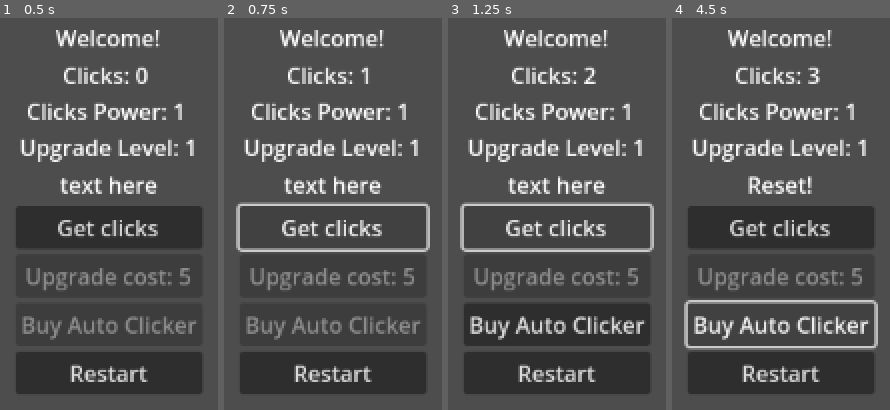
Above: before the commit, frames 1-4 (left to right).
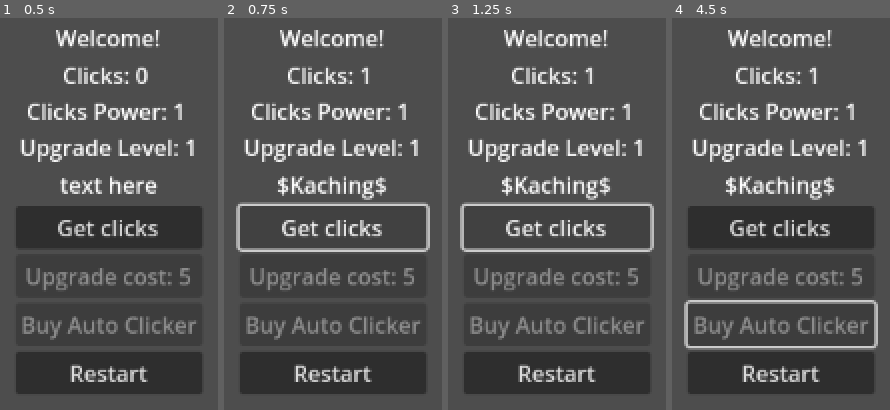
Above: after the commit, the same moments.

Repository: fehudma/godot_projects
Game: Godot game, scene res://Scenes/main.tscn
Two runs of this game, one before a commit and one after it. Both use one fixed random seed, a clock stepped at 60 frames per second and the inputs below.
Inputs (mouse positions are in pixels of both pictures, inside the frame that each line leads up to):
- Up to frame 1 (0.5 s): no input
- Up to frame 2 (0.75 s): click "Get clicks" at 0.5 s
- Up to frame 3 (1.25 s): no input
- Up to frame 4 (4.5 s): click "Restart" at 1.25 s; click "Restart" at 2 s; click "Restart" at 2.75 s; click "Get clicks" at 3.5 s; click (781, 323) at 4.25 s, where only the run before the commit has a clickable "Buy Auto Clicker"

Frame 1 is identical in both runs. In frame 2, 1.5% of the frame differs, in the area x 24-75%, y 40-47%; in frame 3, 3.0%; in frame 4, 3.5%, in the area x 10-90%, y 12-83%.

Commit message:
autoclicker button functionality

Diff:
--- a/Scenes/main.tscn
+++ b/Scenes/main.tscn
@@ -52,9 +52,9 @@
 text = "Restart"
 
 [node name="PassiveIncomeTimer" type="Timer" parent="."]
-autostart = true
 
 [connection signal="pressed" from="VBoxContainer/ButtonClick" to="." method="_on_button_click_pressed"]
 [connection signal="pressed" from="VBoxContainer/ButtonUpgrade" to="." method="_on_button_upgrade_pressed"]
+[connection signal="pressed" from="VBoxContainer/ButtonAutoClicker" to="." method="_on_button_auto_clicker_pressed"]
 [connection signal="pressed" from="VBoxContainer/ButtonRestart" to="." method="_on_button_restart_pressed"]
 [connection signal="timeout" from="PassiveIncomeTimer" to="." method="_on_timer_timeout"]
--- a/Scripts/main.gd
+++ b/Scripts/main.gd
@@ -6,7 +6,11 @@
 const UPGRADE_LEVEL_START = 1
 const UPGRADE_COST_START = 5
 const STARTING_PASSIVE_CLICKS_PER_TICK = 0
-const STARTING_AUTOCLICKER_COST = 2
+const STARTING_AUTOCLICKER_COST = 3
+const STARTING_AUTOCLICKER_LEVEL = 0
+const AUTO_CLICKER_LEVEL_INCREASE = 1
+const PASSIVE_CLICKS_PER_TICK_INCREASE = 1
+const AUTOCLICKER_COST_INCREASE = 5
 #===================Vars
 var clicks: int = 0
 var clicks_earned: int = 1
@@ -14,6 +18,7 @@
 var upgrade_cost: int = 5
 var passive_clicks_per_tick: int = STARTING_PASSIVE_CLICKS_PER_TICK
 var autoclicker_cost: int = STARTING_AUTOCLICKER_COST
+var autoclicker_level: int = STARTING_AUTOCLICKER_LEVEL
 #===================Node References
 @onready var label_title: Label = $VBoxContainer/LabelTitle
 @onready var label_status: Label = $VBoxContainer/LabelStatus
@@ -22,6 +27,7 @@
 @onready var button_upgrade: Button = $VBoxContainer/ButtonUpgrade
 @onready var button_restart: Button = $VBoxContainer/ButtonRestart
 @onready var button_auto_clicker: Button = $VBoxContainer/ButtonAutoClicker
+@onready var passive_income_timer: Timer = $PassiveIncomeTimer
 
 #===================Helpers
 func update_ui():
@@ -60,13 +66,13 @@
 
 func _on_button_click_pressed() -> void:
 	clicks += clicks_earned
+	label_message.text = "$Kaching$"
 	update_ui()
 
 
 
 func _on_button_upgrade_pressed() -> void:
 	if clicks >= upgrade_cost:
-
 		clicks -= upgrade_cost
 		clicks_earned += 1
 		upgrade_level += 1
@@ -78,8 +84,15 @@
 
 func _on_timer_timeout() -> void:
 	print("passive_clicks_per_tick")
-	passive_clicks_per_tick = 1
 	clicks += passive_clicks_per_tick
+	update_ui()
+
+func _on_button_auto_clicker_pressed() -> void:
+	passive_income_timer.start()
+	clicks -= autoclicker_cost
+	autoclicker_level += AUTO_CLICKER_LEVEL_INCREASE
+	passive_clicks_per_tick += PASSIVE_CLICKS_PER_TICK_INCREASE
+	autoclicker_cost += AUTOCLICKER_COST_INCREASE
 	update_ui()
 
 func _on_button_restart_pressed() -> void:
